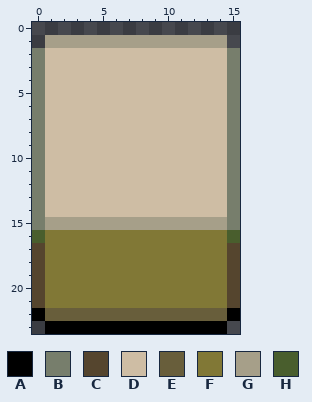
Two versions of one pixel-art sprite, source/assets/images/wall.png. The picture above is the old version.
The file is 16x24 pixels.
Palette (. is transparent): A #000000  B #777e6c  C #55452e  D #cebda4  E #685e3b  F #817836  G #a69f89  H #495e2d
And afterwards:
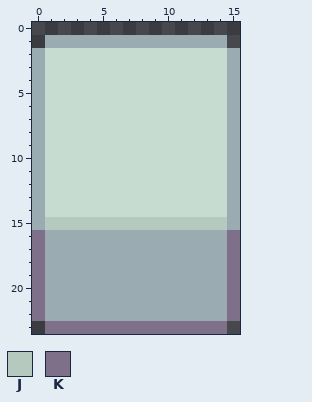
Colours new in this view: J #b5c9be  K #7f708a
Changes in this commit:
@@ palette @@
-D #cebda4
+D #c7dcd0
-F #817836
+F #9babb2
@@ x 0..15 @@
  0 ................
- 1 .GGGGGGGGGGGGGG.
- 2 BDDDDDDDDDDDDDDB
- 3 BDDDDDDDDDDDDDDB
- 4 BDDDDDDDDDDDDDDB
- 5 BDDDDDDDDDDDDDDB
- 6 BDDDDDDDDDDDDDDB
- 7 BDDDDDDDDDDDDDDB
- 8 BDDDDDDDDDDDDDDB
- 9 BDDDDDDDDDDDDDDB
-10 BDDDDDDDDDDDDDDB
-11 BDDDDDDDDDDDDDDB
-12 BDDDDDDDDDDDDDDB
-13 BDDDDDDDDDDDDDDB
-14 BDDDDDDDDDDDDDDB
-15 BGGGGGGGGGGGGGGB
-16 HFFFFFFFFFFFFFFH
-17 CFFFFFFFFFFFFFFC
-18 CFFFFFFFFFFFFFFC
-19 CFFFFFFFFFFFFFFC
-20 CFFFFFFFFFFFFFFC
-21 CFFFFFFFFFFFFFFC
-22 AEEEEEEEEEEEEEEA
-23 .AAAAAAAAAAAAAA.
+ 1 .FFFFFFFFFFFFFF.
+ 2 FDDDDDDDDDDDDDDF
+ 3 FDDDDDDDDDDDDDDF
+ 4 FDDDDDDDDDDDDDDF
+ 5 FDDDDDDDDDDDDDDF
+ 6 FDDDDDDDDDDDDDDF
+ 7 FDDDDDDDDDDDDDDF
+ 8 FDDDDDDDDDDDDDDF
+ 9 FDDDDDDDDDDDDDDF
+10 FDDDDDDDDDDDDDDF
+11 FDDDDDDDDDDDDDDF
+12 FDDDDDDDDDDDDDDF
+13 FDDDDDDDDDDDDDDF
+14 FDDDDDDDDDDDDDDF
+15 FJJJJJJJJJJJJJJF
+16 KFFFFFFFFFFFFFFK
+17 KFFFFFFFFFFFFFFK
+18 KFFFFFFFFFFFFFFK
+19 KFFFFFFFFFFFFFFK
+20 KFFFFFFFFFFFFFFK
+21 KFFFFFFFFFFFFFFK
+22 KFFFFFFFFFFFFFFK
+23 .KKKKKKKKKKKKKK.
